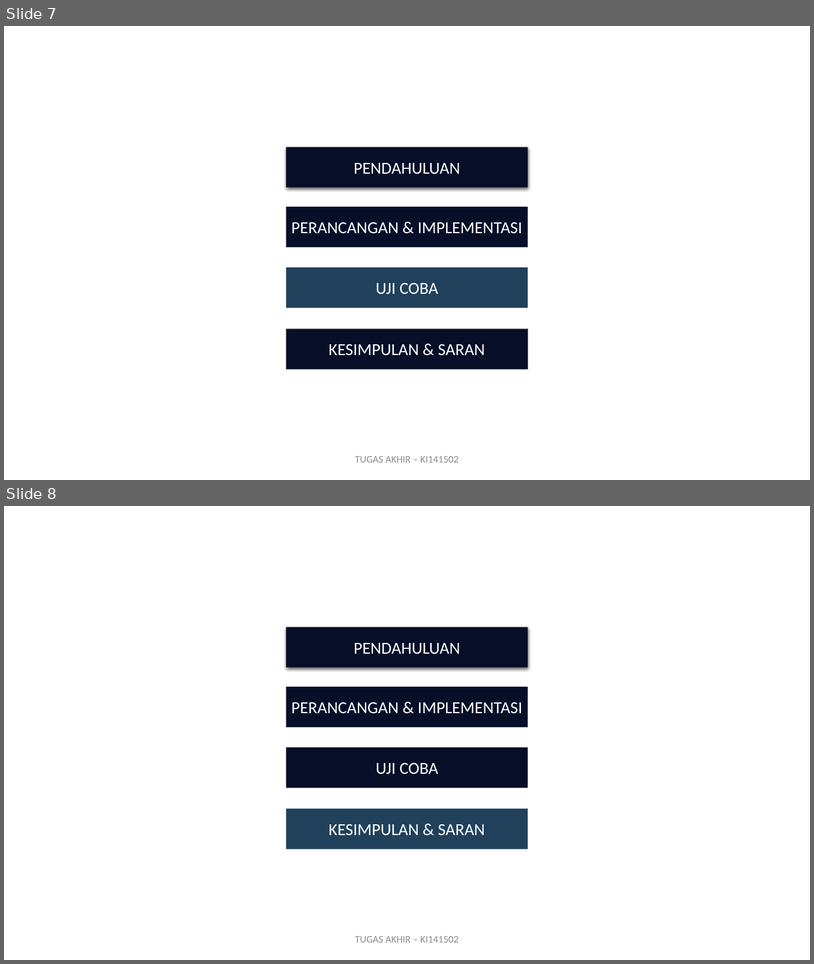
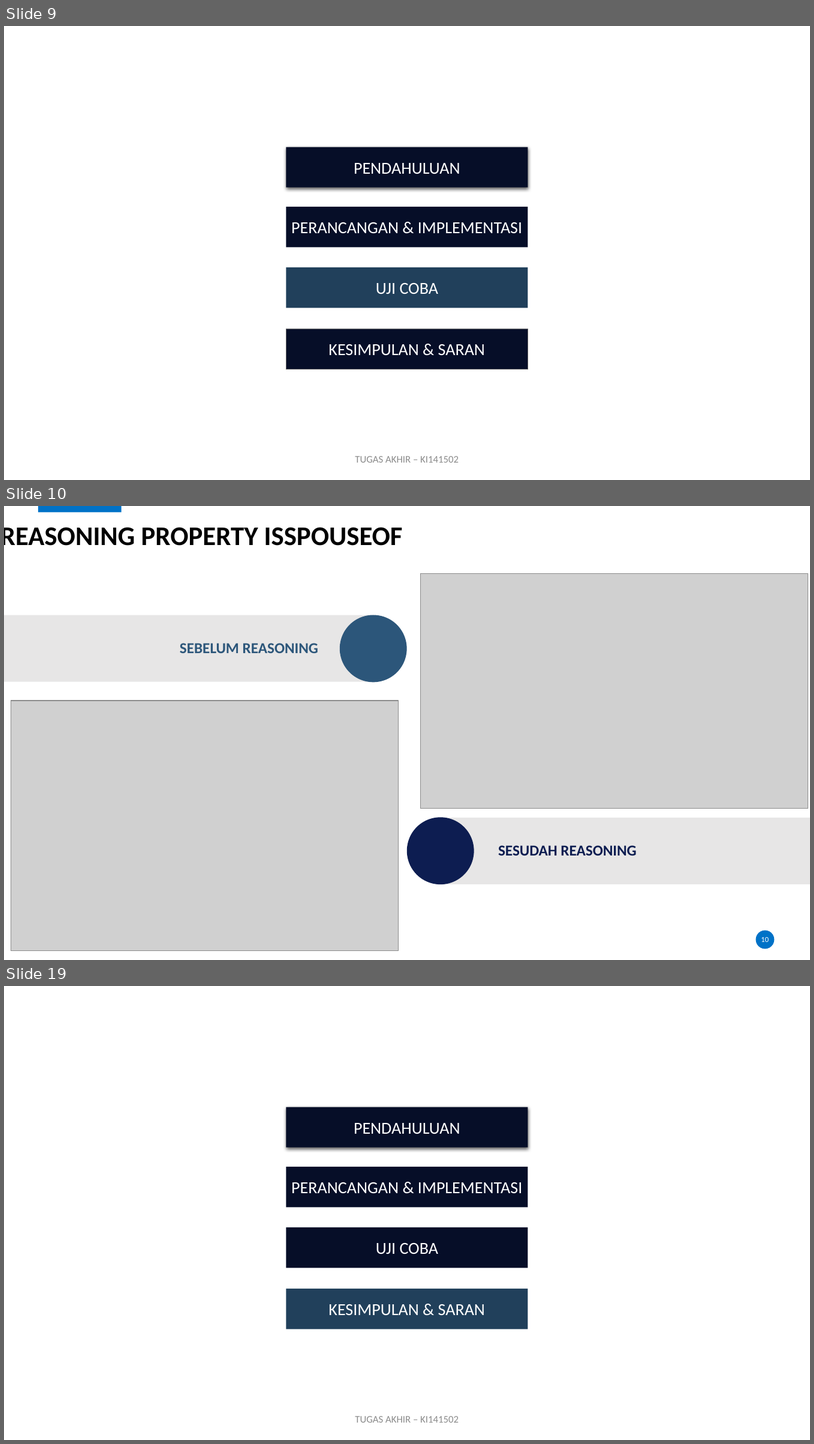
Before and after one commit to karyoutomoo/The-Tree-of-Heroes, a slide deck: 05111540000007-Faiq-Presentasi.pptx. Shown one above the other, each under a label of ours: slides 7 and 8 before the commit, slides 9, 10 and 19 after it; the slides between them are not shown. The pictures are 814x964 and 814x1444 pixels, drawn with LibreOffice and Linux fonts; fonts in the diff are those of the drawing; grey boxes stand for pictures; background and template pictures are left out. Boxes give left, top, right and bottom in pixels: in the first picture for what was removed or moved away, otherwise in the second. Text is boxed around its words. In the diff, an @@ line names an element or a change of style, - is before the commit and + after.

```diff
--- a/05111540000007-Faiq-Presentasi.pptx
+++ b/05111540000007-Faiq-Presentasi.pptx
@@ slide 10 added at (x1=4, y1=506, x2=810, y2=960), background #FFFFFF @@
@@ rectangle added at (x1=38, y1=506, x2=122, y2=512), fill #0072C7 @@
@@ title added at (x1=4, y1=527, x2=403, y2=546), 32 pt, text #000000, bold @@
+REASONING PROPERTY ISSPOUSEOF
@@ picture added at (x1=421, y1=574, x2=809, y2=808) @@
@@ rectangle added at (x1=4, y1=615, x2=376, y2=681), fill #E7E6E6 @@
@@ ellipse added at (x1=341, y1=615, x2=407, y2=682), fill #2C567A, outline #2C567A 1 pt @@
@@ text added at (x1=180, y1=643, x2=318, y2=653), 18 pt, text #2C567A, bold @@
+SEBELUM REASONING
@@ picture added at (x1=11, y1=700, x2=398, y2=950) @@
@@ ellipse added at (x1=408, y1=817, x2=474, y2=884), fill #0D1D51, outline #0D1D51 1 pt @@
@@ rectangle added at (x1=441, y1=817, x2=810, y2=884), fill #E7E6E6 @@
@@ text added at (x1=498, y1=845, x2=636, y2=855), 18 pt, text #0D1D51, bold @@
+SESUDAH REASONING
@@ ellipse added at (x1=756, y1=930, x2=776, y2=949), fill #0072C7 @@
@@ page number added at (x1=761, y1=937, x2=769, y2=942), 9 pt, text #FFFFFF @@
+10
@@ what was slide 7 is now slide 9 @@
@@ what was slide 8 is now slide 19 @@
```
Also in this commit, not shown: 14 other slides added, 2 slides removed, 13 other files.
